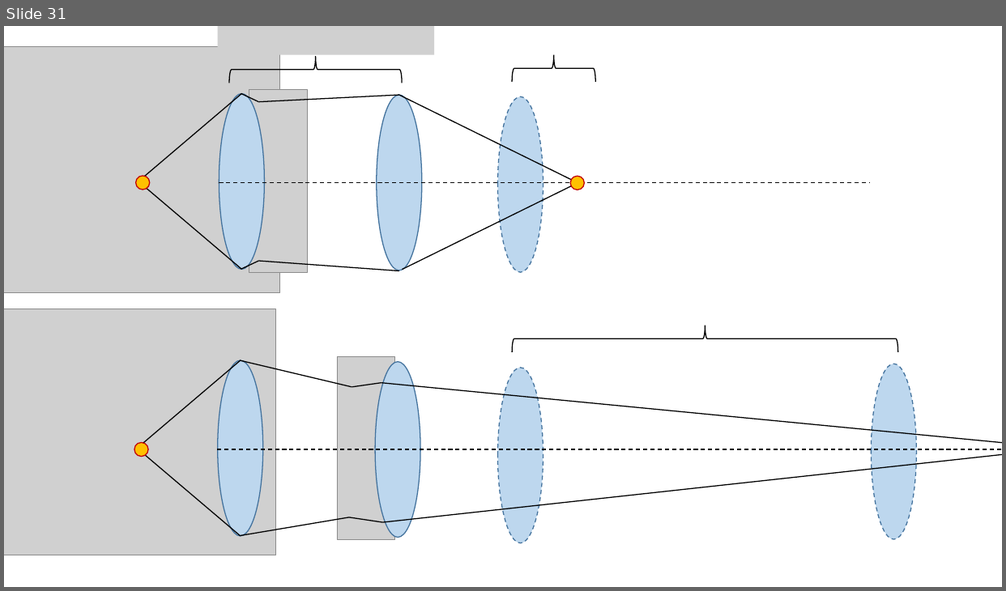
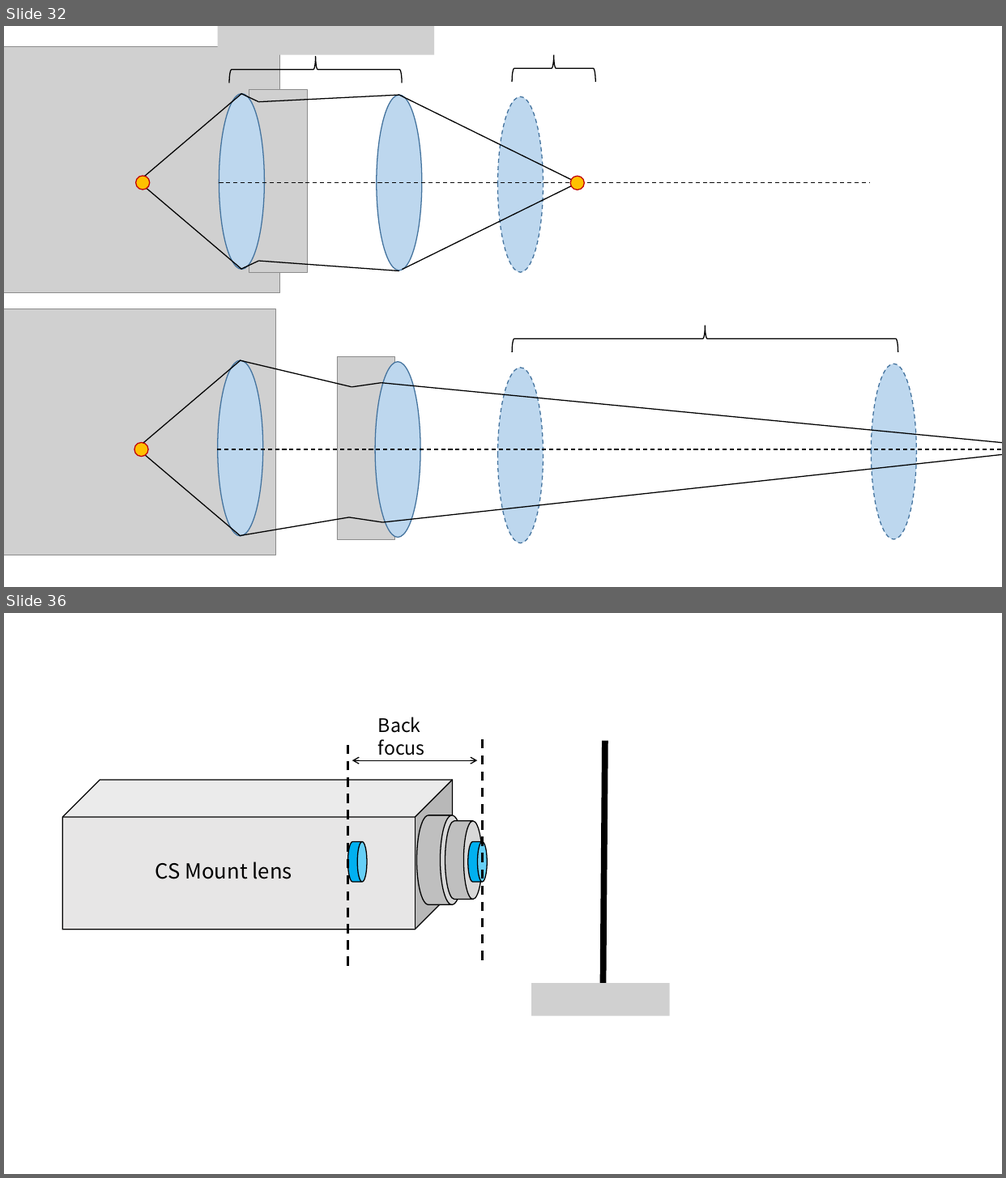
Before and after one commit to shjo0501/CameraStudy, a slide deck: study-document.pptx. Shown one above the other, each under a label of ours: slide 31 before the commit, slides 32 and 36 after it; the slides between them are not shown. The pictures are 1006x591 and 1006x1178 pixels, drawn with LibreOffice and Linux fonts; fonts in the diff are those of the drawing; grey boxes stand for pictures. Boxes give left, top, right and bottom in pixels: in the first picture for what was removed or moved away, otherwise in the second. Text is boxed around its words. In the diff, an @@ line names an element or a change of style, - is before the commit and + after.

```diff
--- a/study-document.pptx
+++ b/study-document.pptx
@@ slide 36 added at box(4, 613, 1002, 1174), background #FFFFFF @@
@@ text added at box(378, 717, 425, 756), 18 pt, text #000000 @@
+Back focus
@@ line added from (347, 966) to (347, 742), #000000 2.25 pt dashed @@
@@ line added from (483, 960) to (483, 736), #000000 2.25 pt dashed @@
@@ line added from (603, 983) to (605, 741), #000000 6 pt @@
@@ cube added at box(62, 780, 453, 930), fill #E7E6E6, outline #000000 1 pt @@
@@ double arrow added from (352, 760) to (477, 760), #000000 1 pt @@
@@ cylinder added at box(417, 815, 464, 905), fill #BFBFBF, outline #000000 1 pt @@
@@ cylinder added at box(445, 820, 483, 900), fill #BFBFBF, outline #000000 1 pt @@
@@ cylinder added at box(348, 841, 367, 882), fill #00B0F0, outline #000000 1 pt @@
@@ cylinder added at box(468, 841, 488, 882), fill #00B0F0, outline #000000 1 pt @@
@@ text added at box(155, 862, 292, 879), 20 pt, text #000000 @@
+CS Mount lens
@@ picture added at box(532, 983, 670, 1016) @@
@@ what was slide 31 is now slide 32 @@
```
Also in this commit, not shown: 5 other slides added.
